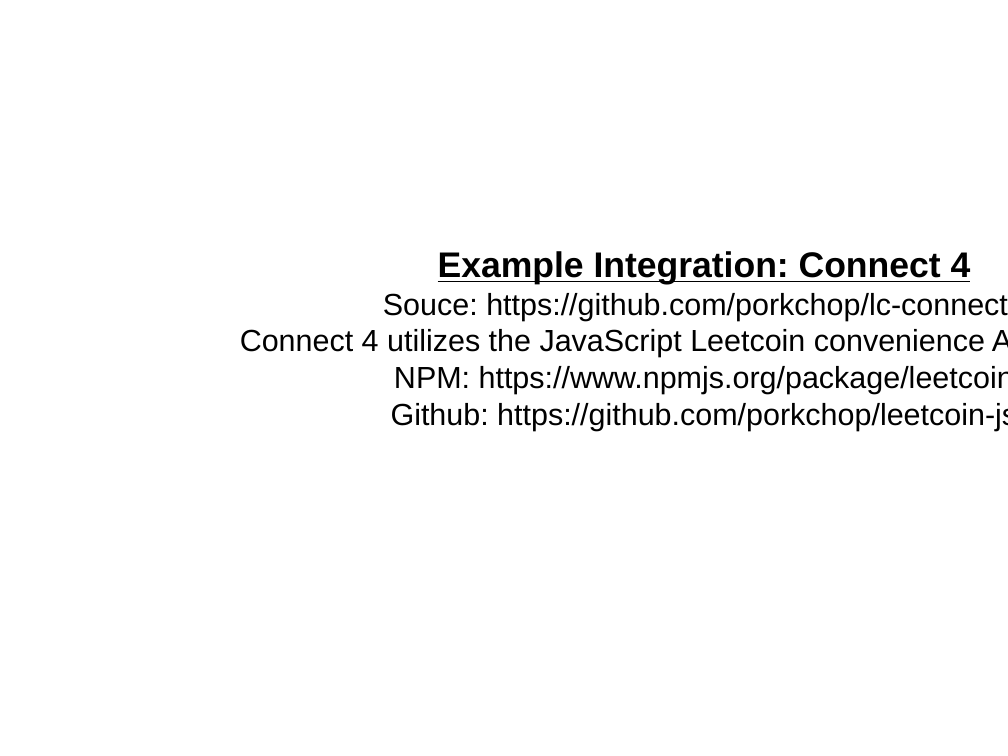
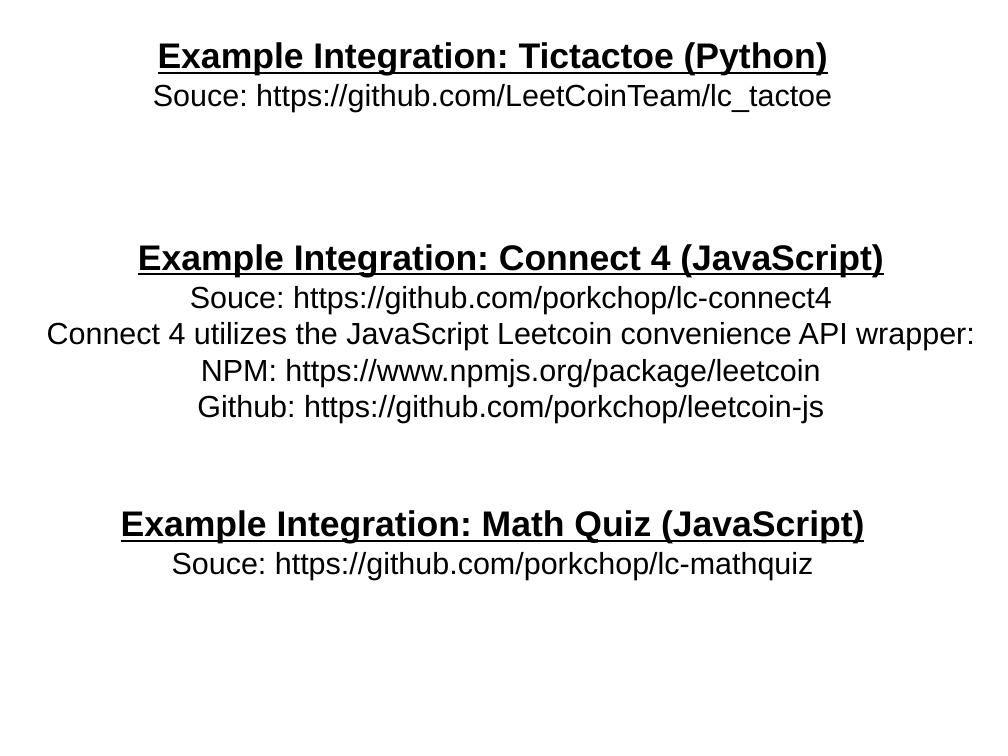
Before and after one commit to porkchop/leetcoin-api-slides, a slide deck: slide 9 of leetcoin-api.odp. Drawn at 1008x756 pixels with LibreOffice and Linux fonts; fonts in the diff are those of the drawing. Boxes give left, top, right and bottom in pixels: in the first picture for what was removed or moved away, otherwise in the second. Text is boxed around its words. In the diff, an @@ line names an element or a change of style, - is before the commit and + after.

```diff
--- a/leetcoin-api.odp
+++ b/leetcoin-api.odp
@@ text added at (153,42,832,112), 24 pt, text #000000 @@
+Example Integration: Tictactoe (Python)
+Souce: https://github.com/LeetCoinTeam/lc_tactoe
@@ text "Example Integration: Connect 4 (JavaScript)": place and size @@
-text "Example Integration: Connect 4 (JavaScript)" at (240,251,1008,430)
+text "Example Integration: Connect 4 (JavaScript)" at (47,244,975,423)
@@ text at (138,244,883,277): text changed @@
-Example Integration: Connect 4
+Example Integration: Connect 4 (JavaScript)
@@ text added at (121,510,864,580), 24 pt, text #000000 @@
+Example Integration: Math Quiz (JavaScript)
+Souce: https://github.com/porkchop/lc-mathquiz
```
Also in this commit, not shown: 5 other slides changed.
